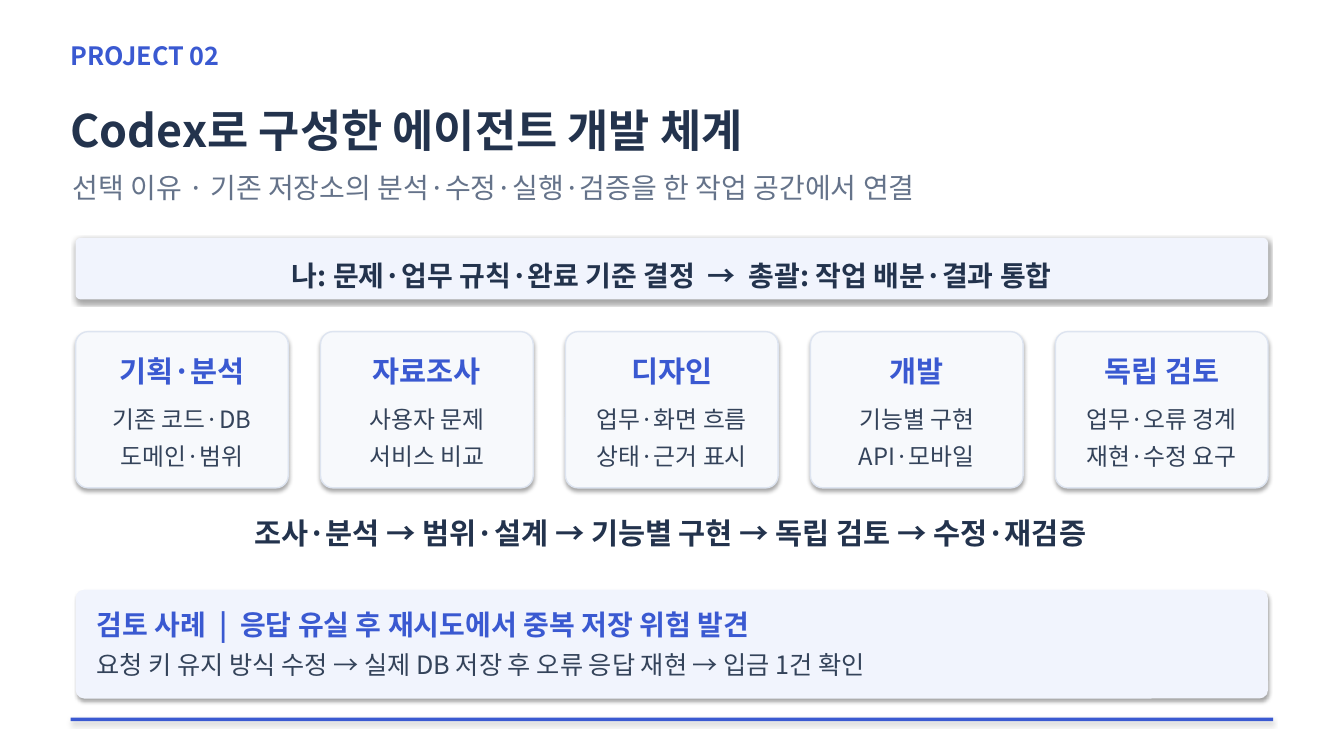
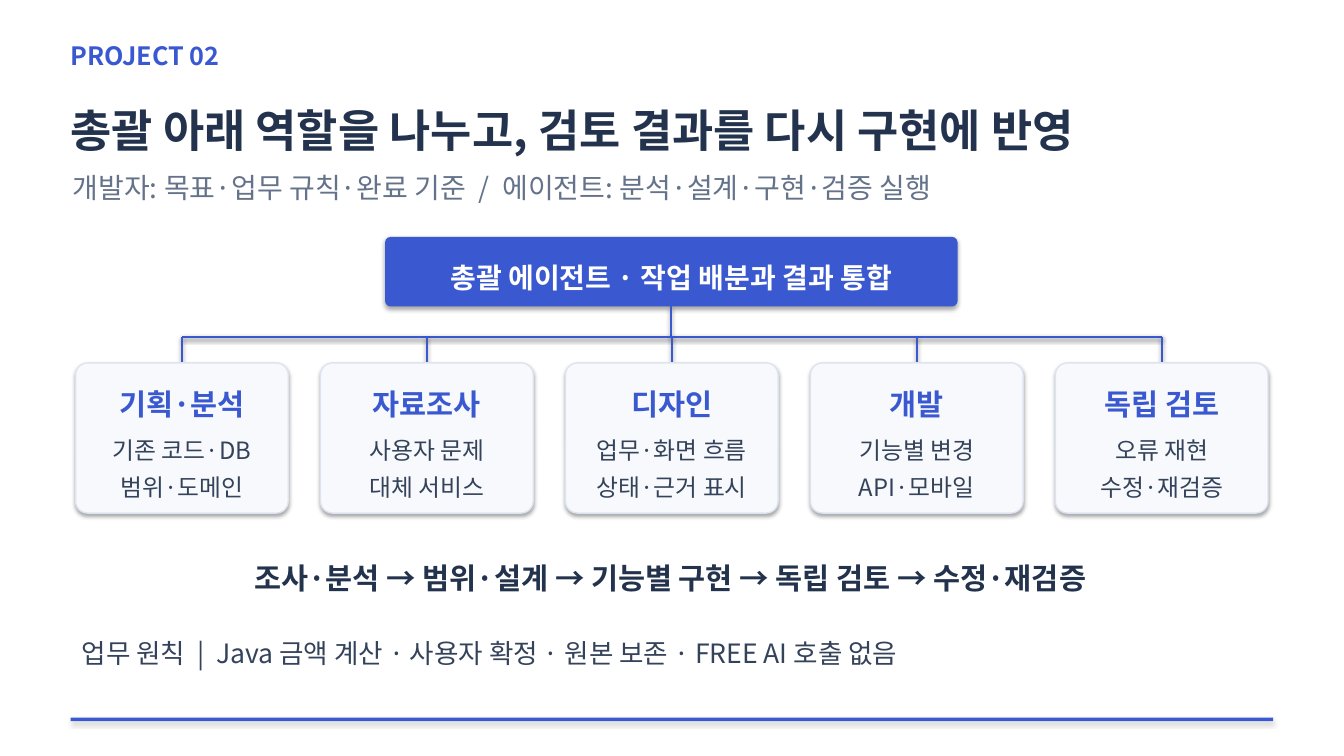
Before and after one commit to yeeunkim7/smallbiz-accounting-backend, a slide deck: slide 2 of docs/portfolio/chagok-project.pptx (slide 4 before the commit). Drawn at 1344x756 pixels with LibreOffice and Linux fonts; fonts in the diff are those of the drawing. Boxes give left, top, right and bottom in pixels: in the first picture for what was removed or moved away, otherwise in the second. Text is boxed around its words. In the diff, an @@ line names an element or a change of style, - is before the commit and + after.

Commit message:
포트폴리오: AI 협업 발표 5장 재구성과 핵심 코드 학습 자료 추가

```diff
--- a/docs/portfolio/chagok-project.pptx
+++ b/docs/portfolio/chagok-project.pptx
@@ text at (x1=71, y1=109, x2=1073, y2=157): text changed @@
-Codex로 구성한 에이전트 개발 체계
+총괄 아래 역할을 나누고, 검토 결과를 다시 구현에 반영
@@ text at (x1=73, y1=174, x2=932, y2=200): text changed @@
-선택 이유 · 기존 저장소의 분석·수정·실행·검증을 한 작업 공간에서 연결
+개발자: 목표·업무 규칙·완료 기준 / 에이전트: 분석·설계·구현·검증 실행
@@ rounded rectangle resized from (x1=76, y1=238, x2=1268, y2=299) to (x1=385, y1=237, x2=958, y2=307) @@
@@ rounded rectangle at (x1=385, y1=237, x2=958, y2=307): fill #F1F4FD to #3A59D1 @@
@@ text at (x1=450, y1=264, x2=892, y2=291): text changed; text colour #23334D to #FFFFFF @@
-나: 문제·업무 규칙·완료 기준 결정 → 총괄: 작업 배분·결과 통합
+총괄 에이전트 · 작업 배분과 결과 통합
@@ line added from (671, 307) to (671, 337), #3A59D1 1.5 pt @@
@@ line added from (182, 337) to (1163, 337), #3A59D1 1.5 pt @@
@@ line added from (182, 337) to (182, 363), #3A59D1 1.5 pt @@
@@ line added from (427, 337) to (427, 363), #3A59D1 1.5 pt @@
@@ line added from (673, 337) to (673, 363), #3A59D1 1.5 pt @@
@@ line added from (918, 337) to (918, 363), #3A59D1 1.5 pt @@
@@ line added from (1163, 337) to (1163, 363), #3A59D1 1.5 pt @@
@@ rounded rectangle resized from (x1=321, y1=332, x2=533, y2=488) to (x1=76, y1=363, x2=288, y2=513) @@
@@ rounded rectangle resized from (x1=76, y1=332, x2=288, y2=488) to (x1=321, y1=363, x2=533, y2=513) @@
@@ rounded rectangle resized from (x1=566, y1=332, x2=778, y2=488) to (x1=566, y1=363, x2=778, y2=513) @@
@@ rounded rectangle resized from (x1=811, y1=332, x2=1023, y2=488) to (x1=811, y1=363, x2=1023, y2=513) @@
@@ rounded rectangle resized from (x1=1056, y1=332, x2=1268, y2=488) to (x1=1056, y1=363, x2=1268, y2=513) @@
@@ 5 texts moved together from (x1=119, y1=357, x2=1219, y2=385) to (x1=119, y1=390, x2=1219, y2=418) @@
@@ 4 texts moved together from (x1=113, y1=408, x2=975, y2=467) to (x1=113, y1=439, x2=975, y2=498) @@
@@ text at (x1=859, y1=439, x2=974, y2=461): text changed @@
-기능별 구현
+기능별 변경
@@ text at (x1=1100, y1=439, x2=1223, y2=498): text changed @@
-업무·오류 경계
-재현·수정 요구
+오류 재현
+수정·재검증
@@ text at (x1=120, y1=476, x2=243, y2=498): text changed @@
-도메인·범위
+범위·도메인
@@ text at (x1=369, y1=476, x2=485, y2=498): text changed @@
-서비스 비교
+대체 서비스
@@ text "조사·분석 → 범위·설계 → 기능별 ..." moved from (x1=254, y1=519, x2=1086, y2=547) to (x1=254, y1=564, x2=1086, y2=592) @@
@@ rounded rectangle removed at (x1=76, y1=590, x2=1268, y2=699) @@
@@ text removed at (x1=97, y1=611, x2=749, y2=638) @@
-검토 사례 | 응답 유실 후 재시도에서 중복 저장 위험 발견
@@ text added at (x1=82, y1=641, x2=897, y2=665), 19 pt, text #34435A @@
+업무 원칙 | Java 금액 계산 · 사용자 확정 · 원본 보존 · FREE AI 호출 없음
@@ text removed at (x1=97, y1=653, x2=865, y2=676) @@
-요청 키 유지 방식 수정 → 실제 DB 저장 후 오류 응답 재현 → 입금 1건 확인
```
Also in this commit, not shown: 1 other slide changed, 3 slides added, 3 slides removed, 7 other files.
